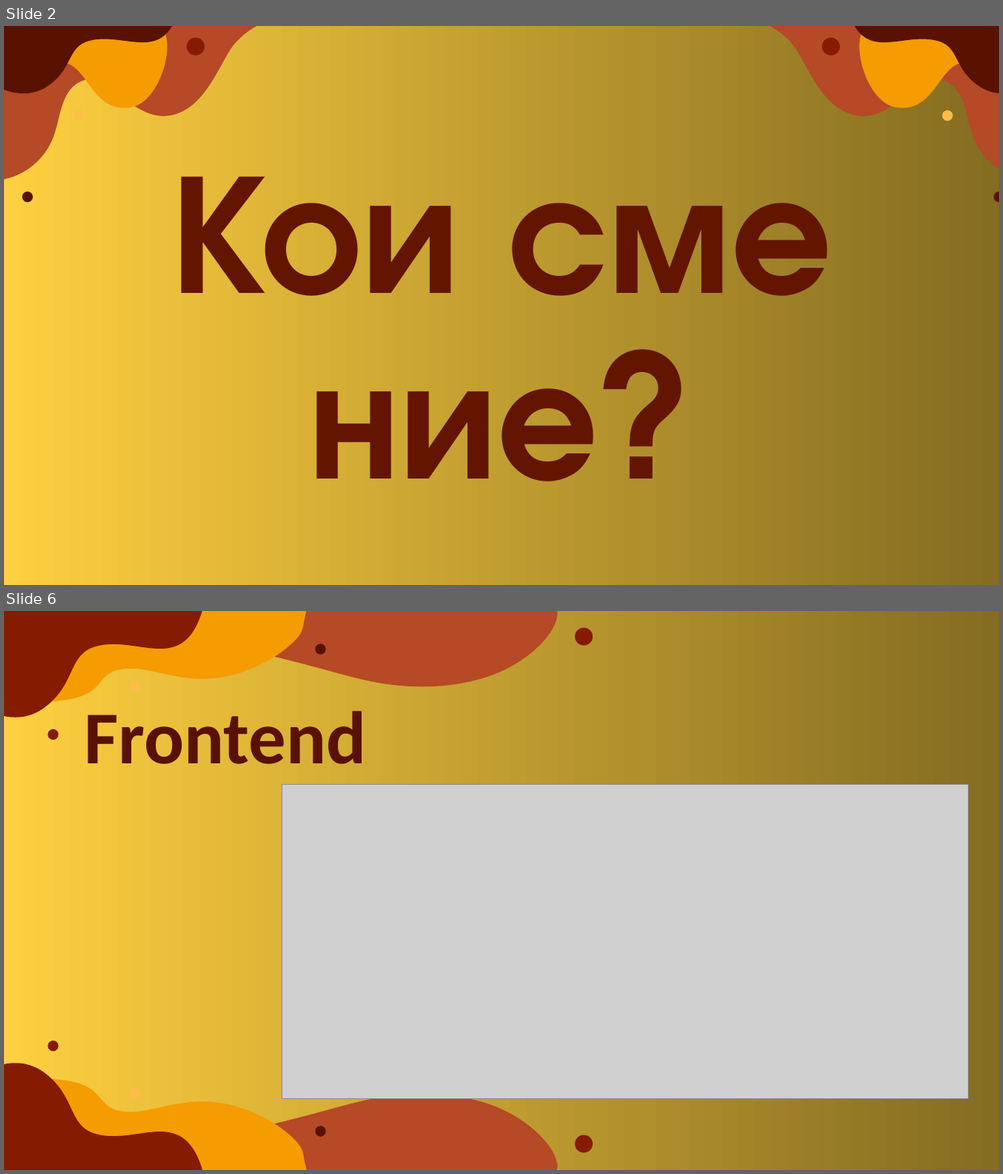
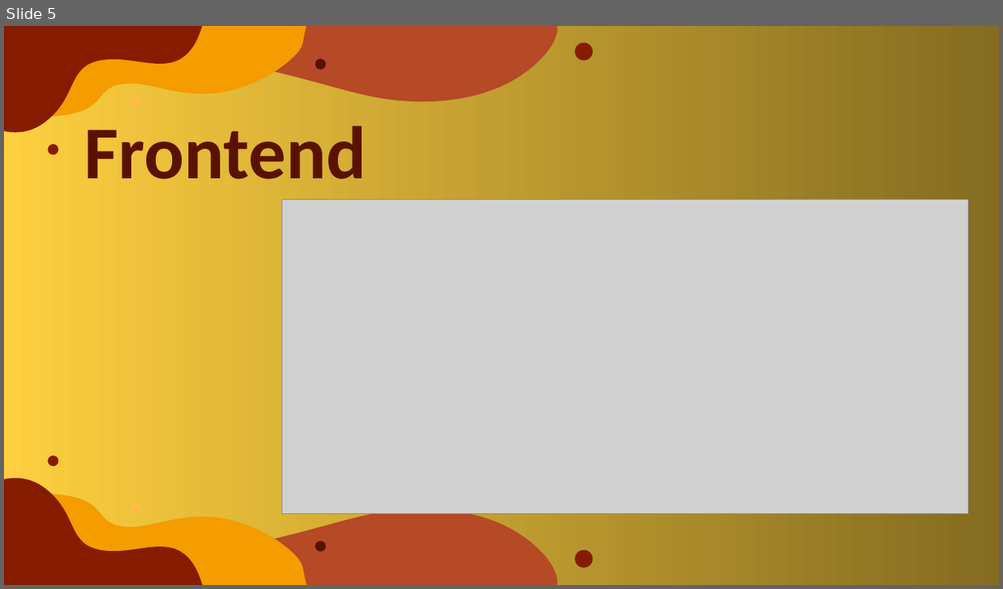
Before and after one commit to EGGeorgieva21/HOMELANDER, a slide deck: docs/Presentation.pptx. Shown one above the other, each under a label of ours: slides 2 and 6 before the commit, slide 5 after it; the slides between them are not shown. The pictures are 1003x1174 and 1003x589 pixels, drawn with LibreOffice and Linux fonts; fonts in the diff are those of the drawing; grey boxes stand for pictures. Boxes give left, top, right and bottom in pixels: in the first picture for what was removed or moved away, otherwise in the second. Text is boxed around its words. In the diff, an @@ line names an element or a change of style, - is before the commit and + after.

```diff
--- a/docs/Presentation.pptx
+++ b/docs/Presentation.pptx
@@ slide 2 removed at <box>4,26,999,585</box>, background gradient #FECF40 to #846C21 @@
@@ title removed at <box>170,176,831,482</box> @@
-Кои сме ние?
@@ group removed at <box>4,26,282,202</box>: 3 freeform shapes, 3 ellipses @@
@@ group removed at <box>745,26,999,202</box>: 3 freeform shapes, 3 ellipses @@
@@ what was slide 6 is now slide 5 @@
```
Also in this commit, not shown: 1 slide changed, 4 slides added, 4 other slides removed.
